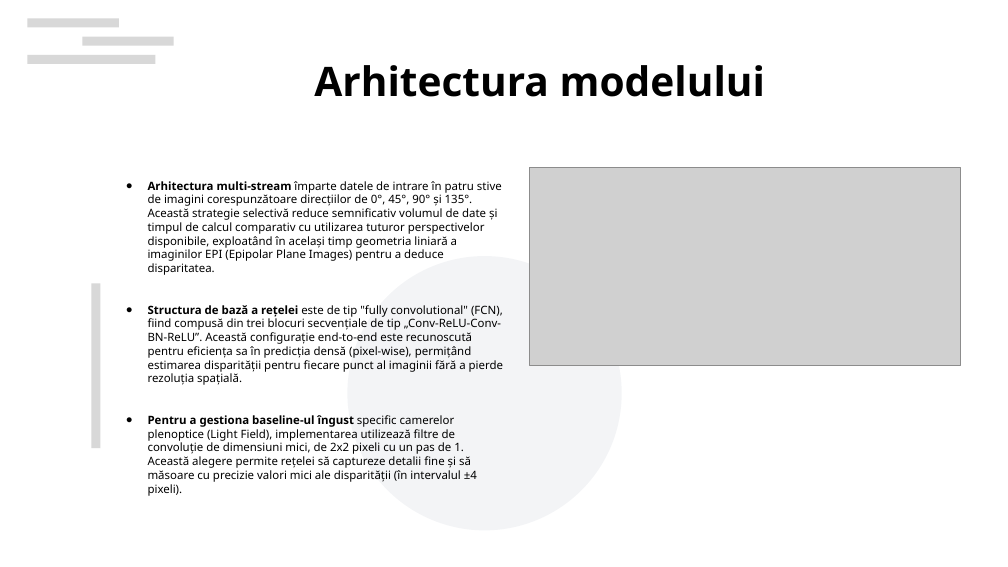
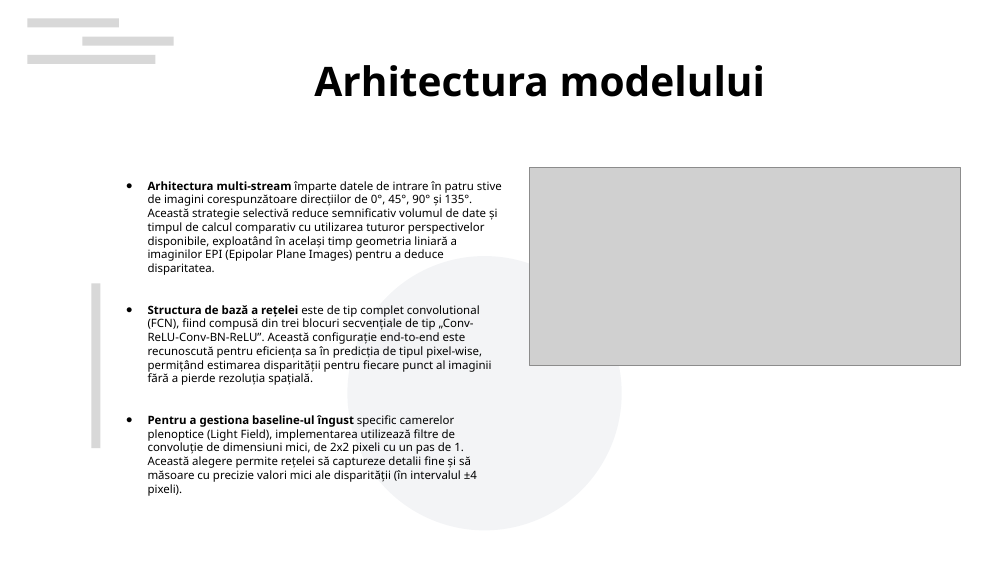
Before and after one commit to tbtiberiu/epinet, a slide deck: slide 3 of docs/Prezentare_EPINET_Boscan_Tiberiu-Ion.odp. Drawn at 1008x567 pixels with LibreOffice and Linux fonts; fonts in the diff are those of the drawing; grey boxes stand for pictures; background and template pictures are left out. Boxes give left, top, right and bottom in pixels: in the first picture for what was removed or moved away, otherwise in the second. Text is boxed around its words. In the diff, an @@ line names an element or a change of style, - is before the commit and + after.

```diff
--- a/docs/Prezentare_EPINET_Boscan_Tiberiu-Ion.odp
+++ b/docs/Prezentare_EPINET_Boscan_Tiberiu-Ion.odp
@@ text at (148, 305, 491, 385): text changed @@
-● Structura de bază a rețelei este de tip "fully convolutional" (FCN), fiind compusă din trei blocuri secvențiale de tip „Conv-ReLU-Conv-BN-ReLU”. Această configurație end-to-end este recunoscută pentru eficiența sa în predicția densă (pixel-wise), permițând estimarea disparității pentru fiecare punct al imaginii fără a pierde rezoluția spațială.
+● Structura de bază a rețelei este de tip complet convolutional (FCN), fiind compusă din trei blocuri secvențiale de tip „Conv-ReLU-Conv-BN-ReLU”. Această configurație end-to-end este recunoscută pentru eficiența sa în predicția de tipul pixel-wise, permițând estimarea disparității pentru fiecare punct al imaginii fără a pierde rezoluția spațială.
```
Also in this commit, not shown: 3 other slides changed, 2 other files.
